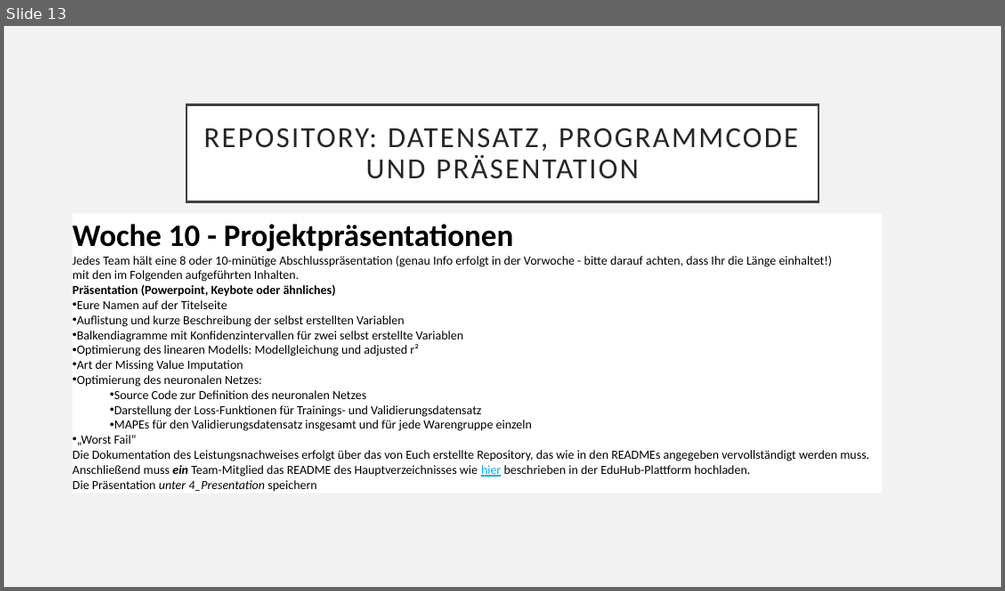
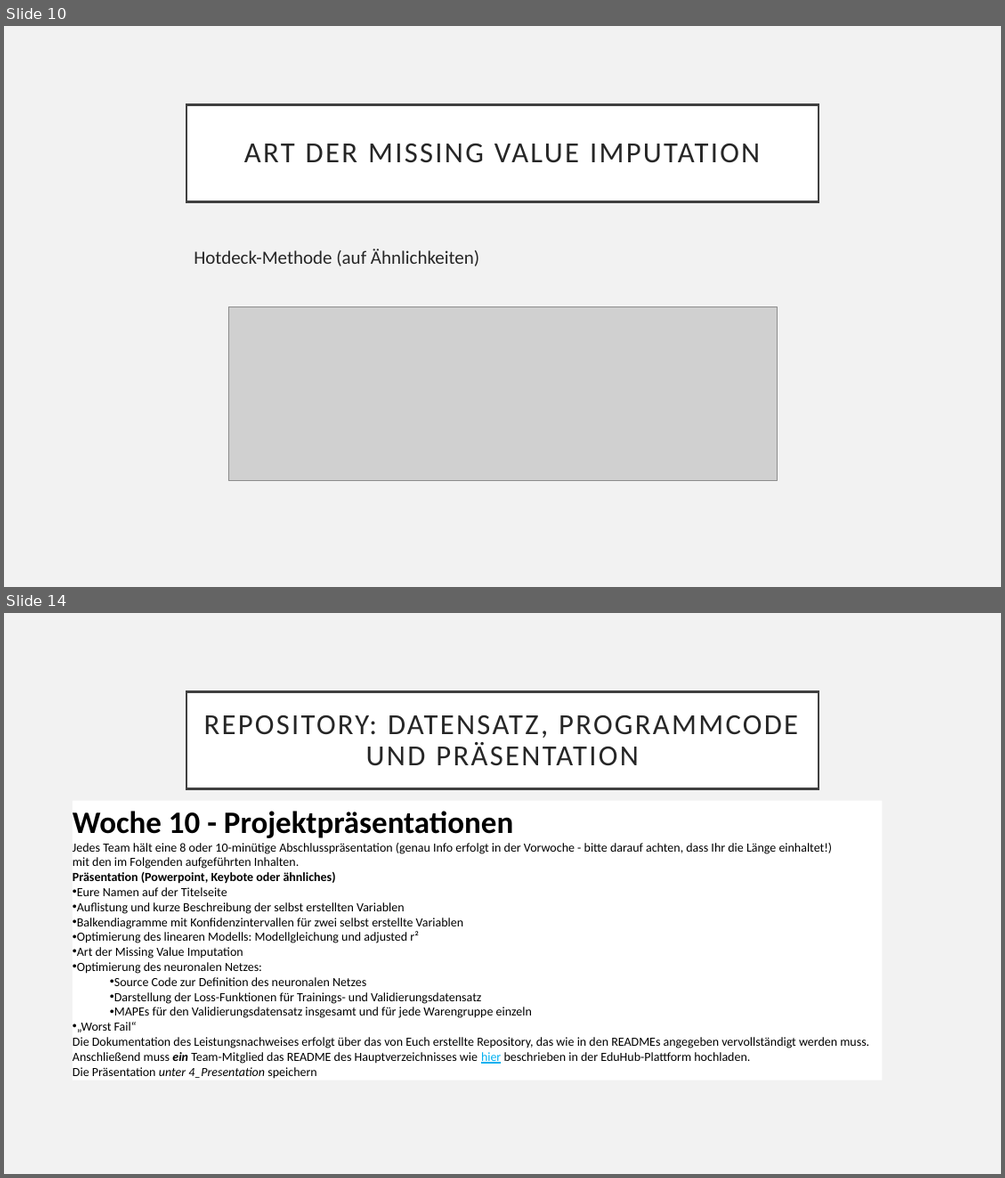
Before and after one commit to Tasinger/gruppe-2-projekt, a slide deck: 4_Presentation/Präsentation Gruppe 2.pptx. Shown one above the other, each under a label of ours: slide 13 before the commit, slides 10 and 14 after it; the slides between them are not shown. The pictures are 1005x591 and 1005x1178 pixels, drawn with LibreOffice and Linux fonts; fonts in the diff are those of the drawing; grey boxes stand for pictures. Boxes give left, top, right and bottom in pixels: in the first picture for what was removed or moved away, otherwise in the second. Text is boxed around its words. In the diff, an @@ line names an element or a change of style, - is before the commit and + after.

```diff
--- a/4_Presentation/Präsentation Gruppe 2.pptx
+++ b/4_Presentation/Präsentation Gruppe 2.pptx
@@ slide 10 added at [4, 26, 1001, 587], background #F2F2F2 @@
@@ title added at [186, 104, 818, 201], fill #FFFFFF, outline #404040 2.5 pt, 28 pt, text #262626 @@
+ART DER MISSING VALUE IMPUTATION
@@ text added at [194, 248, 479, 266], 18 pt, text #262626 @@
+Hotdeck-Methode (auf Ähnlichkeiten)
@@ picture added at [228, 306, 777, 481] @@
@@ what was slide 13 is now slide 14 @@
```
Also in this commit, not shown: 6 slides changed.
